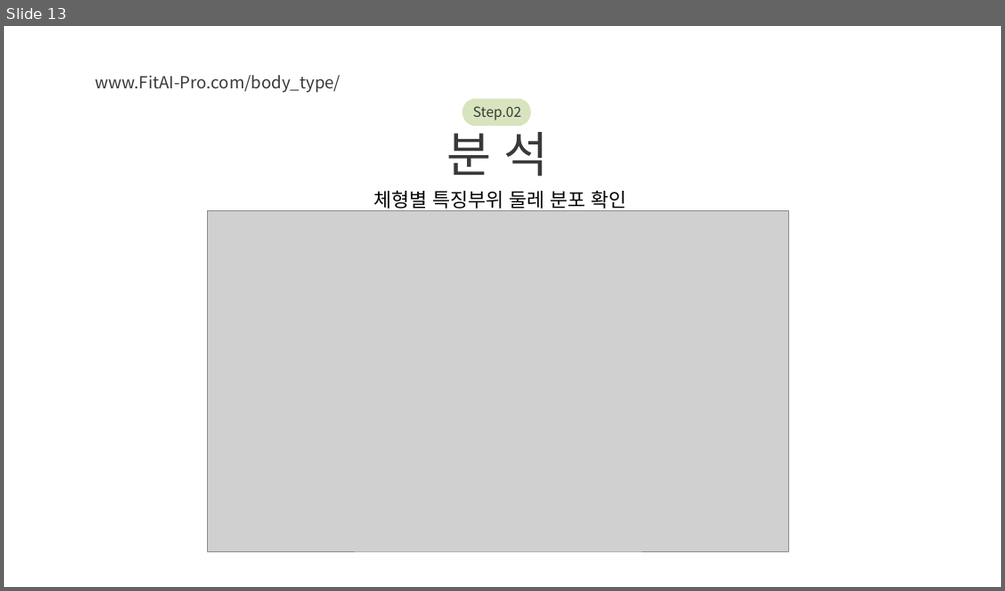
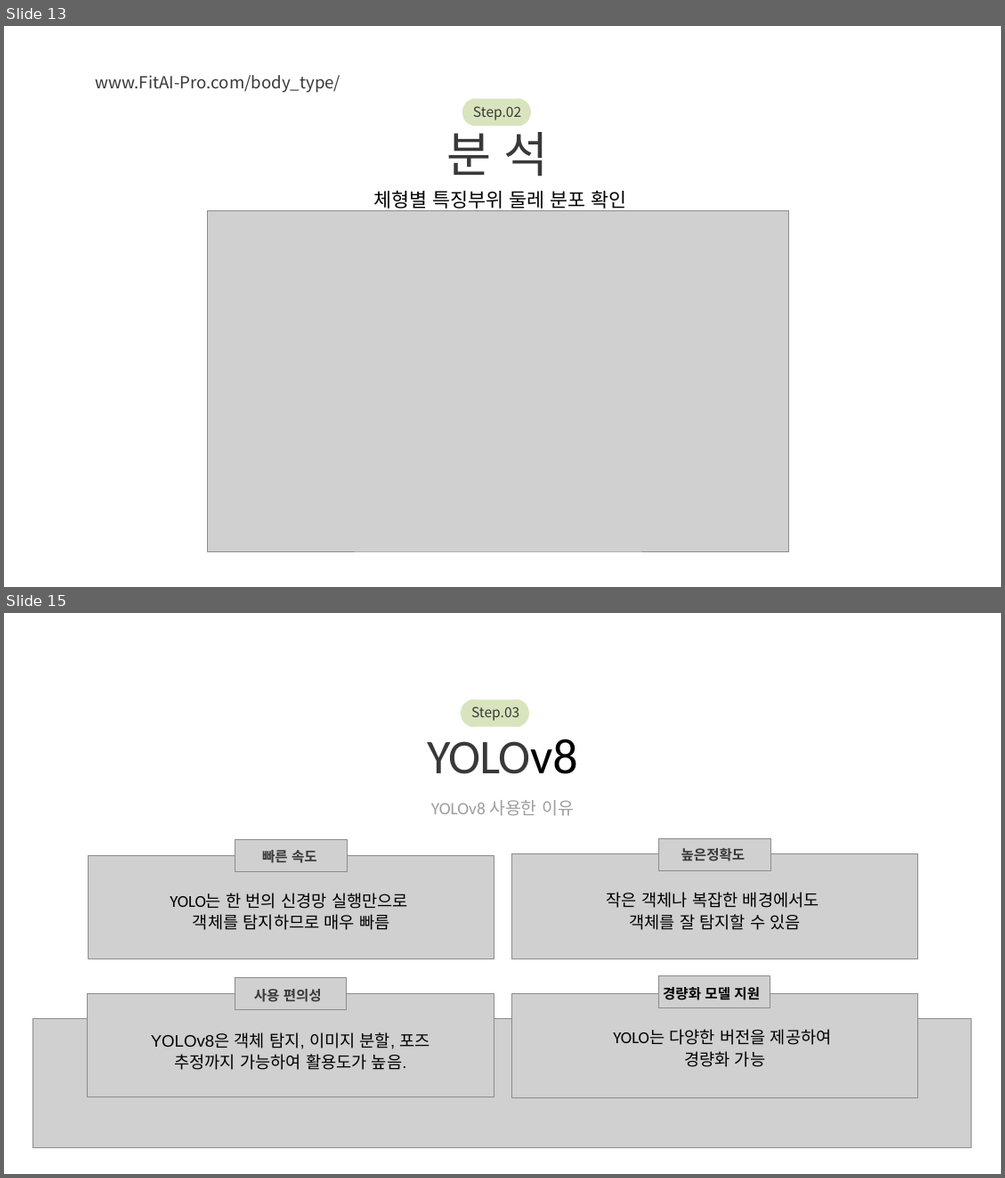
Before and after one commit to ssoom98/FitAI_Pro, a slide deck: ppt/FitAI-Pro_CSM.pptx. Shown one above the other, each under a label of ours: slide 13 before the commit, slides 13 and 15 after it; the slides between them are not shown. The pictures are 1005x591 and 1005x1178 pixels, drawn with LibreOffice and Linux fonts; fonts in the diff are those of the drawing; grey boxes stand for pictures; background and template pictures are left out. Boxes give left, top, right and bottom in pixels: in the first picture for what was removed or moved away, otherwise in the second. Text is boxed around its words. In the diff, an @@ line names an element or a change of style, - is before the commit and + after.

```diff
--- a/ppt/FitAI-Pro_CSM.pptx
+++ b/ppt/FitAI-Pro_CSM.pptx
@@ slide 15 added at <box>4,613,1001,1174</box>, background picture (left out) @@
@@ ellipse added at <box>461,699,485,727</box>, fill #D7E4BD @@
@@ rectangle added at <box>470,699,520,727</box>, fill #D7E4BD @@
@@ text added at <box>471,706,519,721</box>, 20 pt, text #393939 @@
+Step.03
@@ ellipse added at <box>504,699,529,727</box>, fill #D7E4BD @@
@@ text added at <box>427,738,578,774</box>, 70 pt, text #393939 @@
+YOLOv8
@@ text added at <box>431,800,574,816</box>, 25 pt, text #9E9E9E @@
+YOLOv8 사용한 이유
@@ picture added at <box>235,839,347,871</box> @@
@@ text added at <box>262,850,317,863</box>, 20 pt, text #393939, bold @@
+빠른 속도
@@ picture added at <box>659,839,770,871</box> @@
@@ text added at <box>681,848,745,861</box>, 20 pt, text #393939, bold @@
+높은정확도
@@ picture added at <box>88,855,494,958</box> @@
@@ picture added at <box>511,853,917,958</box> @@
@@ text added at <box>170,892,408,930</box>, 24 pt, text #000000 @@
+YOLO는 한 번의 신경망 실행만으로
+객체를 탐지하므로 매우 빠름
@@ text added at <box>607,892,819,930</box>, 24 pt, text #000000 @@
+작은 객체나 복잡한 배경에서도
+객체를 잘 탐지할 수 있음
@@ picture added at <box>235,977,346,1009</box> @@
@@ picture added at <box>658,976,769,1008</box> @@
@@ picture added at <box>88,994,494,1097</box> @@
@@ text added at <box>254,989,322,1002</box>, 20 pt, text #393939, bold @@
+사용 편의성
@@ picture added at <box>511,993,917,1097</box> @@
@@ text added at <box>663,987,760,1000</box>, 20 pt, text #000000, bold @@
+경량화 모델 지원
@@ picture added at <box>32,1018,971,1147</box> @@
@@ text added at <box>151,1032,430,1070</box>, 24 pt, text #000000 @@
+YOLOv8은 객체 탐지, 이미지 분할, 포즈 추정까지 가능하여 활용도가 높음.
@@ text added at <box>613,1029,832,1067</box>, 24 pt, text #000000 @@
+YOLO는 다양한 버전을 제공하여
+경량화 가능
```
Also in this commit, not shown: 9 slides changed, 7 other slides added, 1 slide removed, 9 other files.
